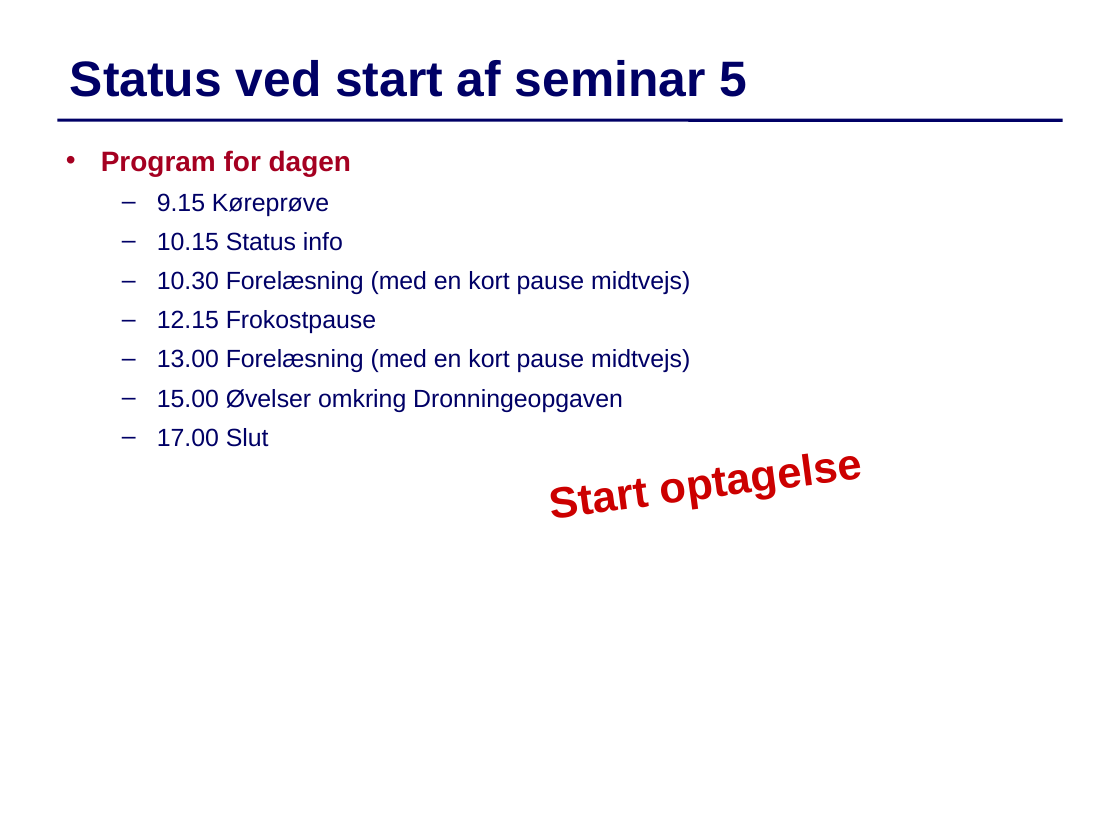
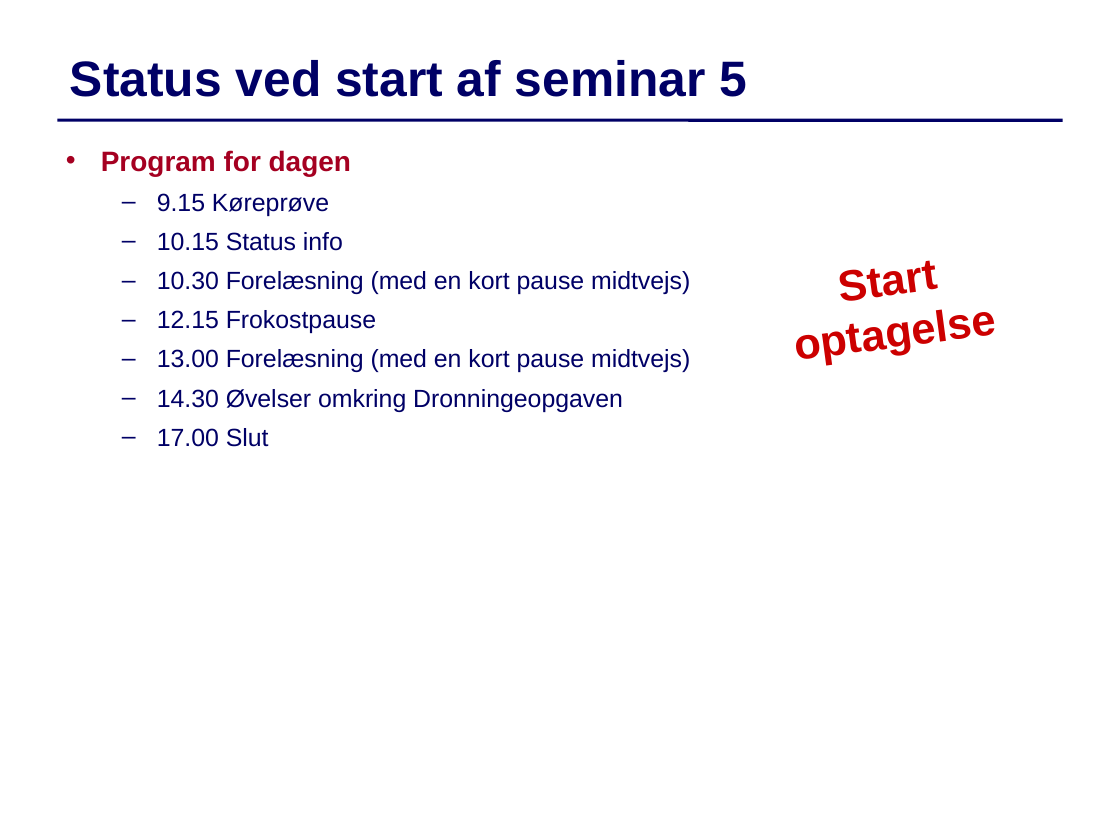
Before and after one commit to IntProgAU/Materiale, a slide deck: slide 1 of web/g22/status/Status5.pptx. Drawn at 1120x840 pixels with LibreOffice and Linux fonts; fonts in the diff are those of the drawing. Boxes give left, top, right and bottom in pixels: in the first picture for what was removed or moved away, otherwise in the second. Text is boxed around its words. In the diff, an @@ line names an element or a change of style, - is before the commit and + after.

```diff
--- a/web/g22/status/Status5.pptx
+++ b/web/g22/status/Status5.pptx
@@ text "Start optagelse": place and size @@
-text "Start optagelse" at [552, 478, 650, 518]
+text "Start optagelse" at [841, 260, 939, 301]
@@ text at [157, 389, 623, 412]: text changed @@
-  – 15.00 Øvelser omkring Dronningeopgaven
+  – 14.30 Øvelser omkring Dronningeopgaven
```
Also in this commit, not shown: 1 other slide changed, 1 slide added.
